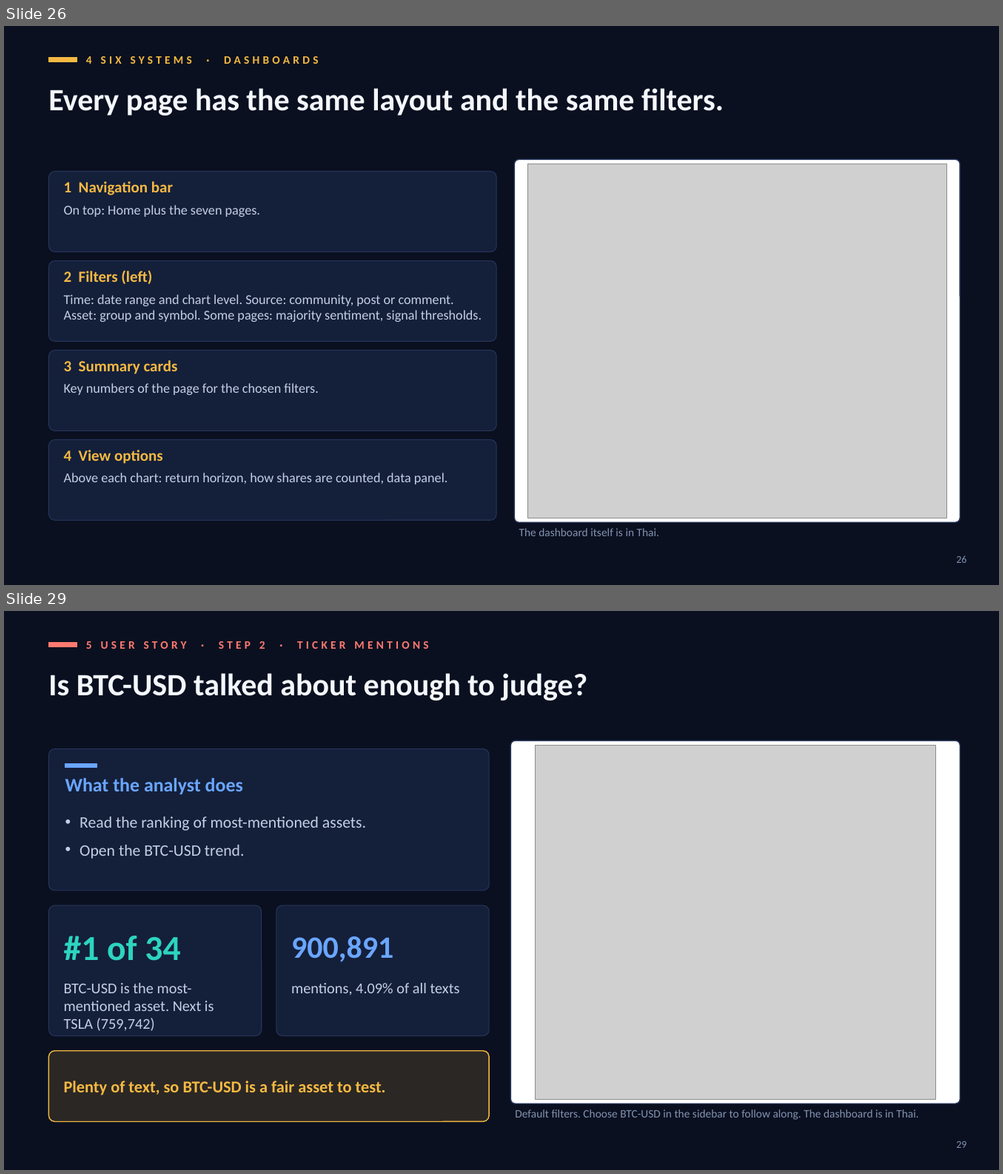
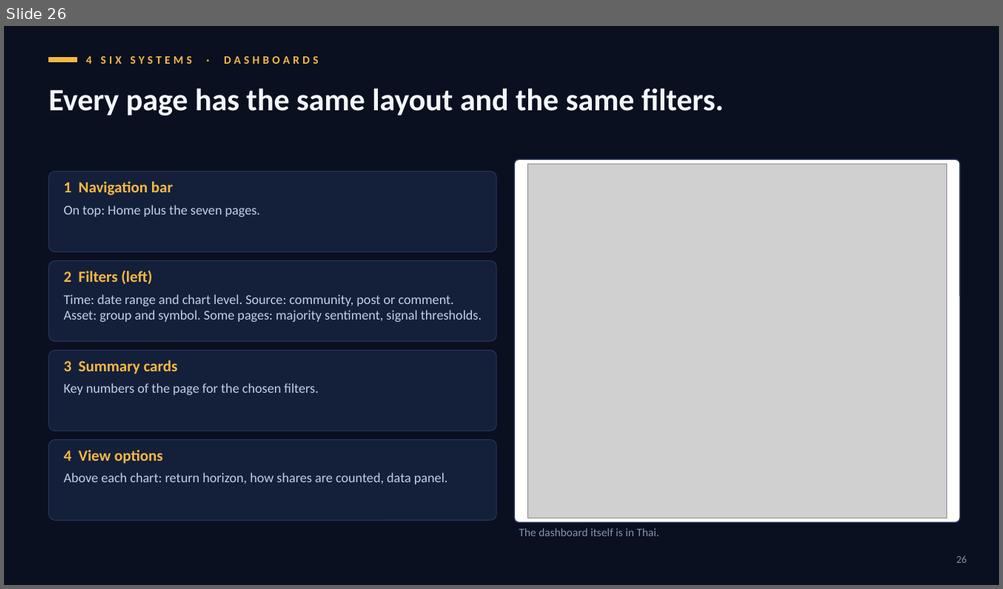
Before and after one commit to cat-arm/reddit-sentiment-market-warehouse-is, a slide deck: docs/presentation/defence_deck_en_v5.pptx. Shown one above the other, each under a label of ours: slides 26 and 29 before the commit, slide 26 after it; the slides between them are not shown. The pictures are 1003x1174 and 1003x589 pixels, drawn with LibreOffice and Linux fonts; fonts in the diff are those of the drawing; grey boxes stand for pictures. Boxes give left, top, right and bottom in pixels: in the first picture for what was removed or moved away, otherwise in the second. Text is boxed around its words. In the diff, an @@ line names an element or a change of style, - is before the commit and + after.

```diff
--- a/docs/presentation/defence_deck_en_v5.pptx
+++ b/docs/presentation/defence_deck_en_v5.pptx
@@ slide 29 removed at bbox=[4, 611, 999, 1170], background #0A1020 @@
@@ rectangle removed at bbox=[48, 642, 77, 647] @@
@@ text removed at bbox=[86, 641, 428, 649] @@
-5 USER STORY · STEP 2 · TICKER MENTIONS
@@ text removed at bbox=[48, 673, 587, 701] @@
-Is BTC-USD talked about enough to judge?
@@ rounded rectangle removed at bbox=[511, 741, 960, 1104] @@
@@ rounded rectangle removed at bbox=[48, 749, 489, 891] @@
@@ rectangle removed at bbox=[65, 764, 96, 768] @@
@@ picture removed at bbox=[535, 745, 936, 1099] @@
@@ text removed at bbox=[65, 778, 243, 795] @@
-What the analyst does
@@ text removed at bbox=[79, 817, 366, 859] @@
-• Read the ranking of most-mentioned assets.
-• Open the BTC-USD trend.
@@ rounded rectangle removed at bbox=[48, 906, 262, 1037] @@
@@ rounded rectangle removed at bbox=[276, 906, 489, 1037] @@
@@ text removed at bbox=[64, 936, 180, 961] @@
-#1 of 34
@@ text removed at bbox=[291, 937, 393, 963] @@
-900,891
@@ text removed at bbox=[64, 983, 214, 1031] @@
-BTC-USD is the most-mentioned asset. Next is TSLA (759,742)
@@ text removed at bbox=[291, 983, 460, 996] @@
-mentions, 4.09% of all texts
@@ rounded rectangle removed at bbox=[48, 1051, 489, 1122] @@
@@ text removed at bbox=[64, 1081, 386, 1096] @@
-Plenty of text, so BTC-USD is a fair asset to test.
@@ text removed at bbox=[515, 1110, 918, 1120] @@
-Default filters. Choose BTC-USD in the sidebar to follow along. The dashboard is in Thai.
@@ page number removed at bbox=[956, 1142, 966, 1148] @@
-29
```
Also in this commit, not shown: 2 slides changed, 5 slides added, 7 other slides removed.
